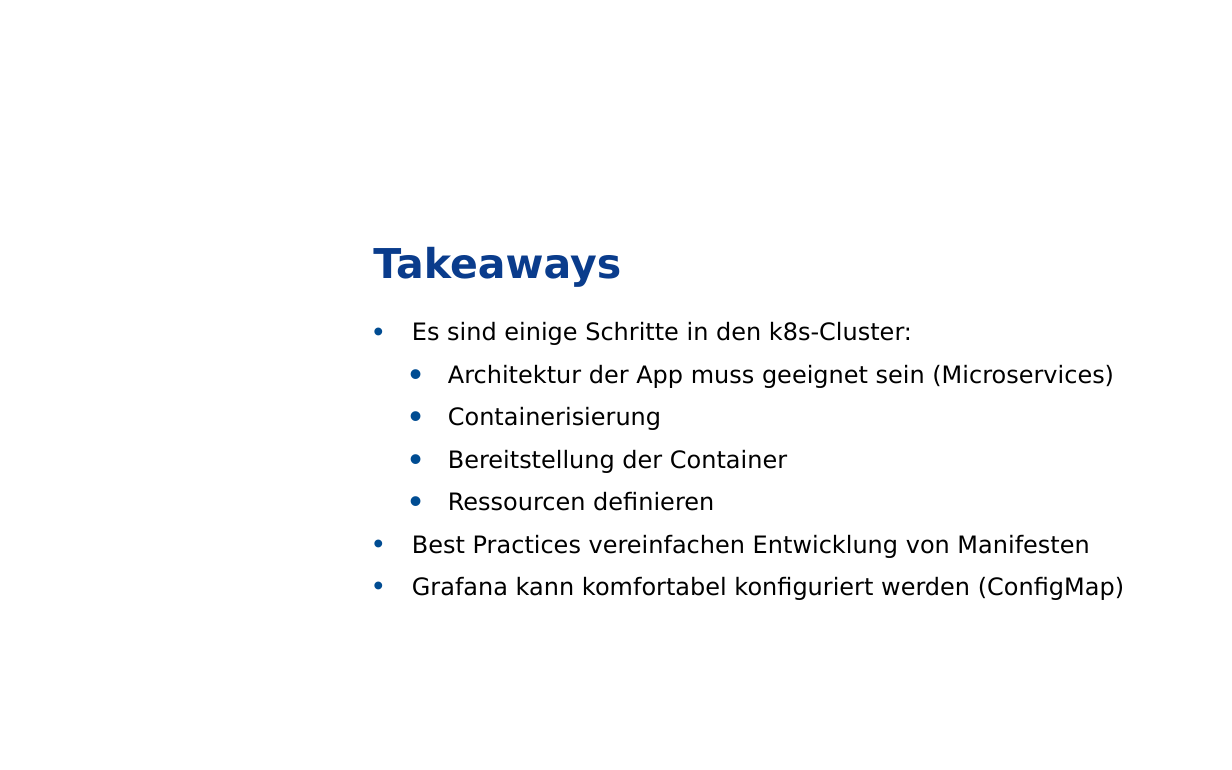
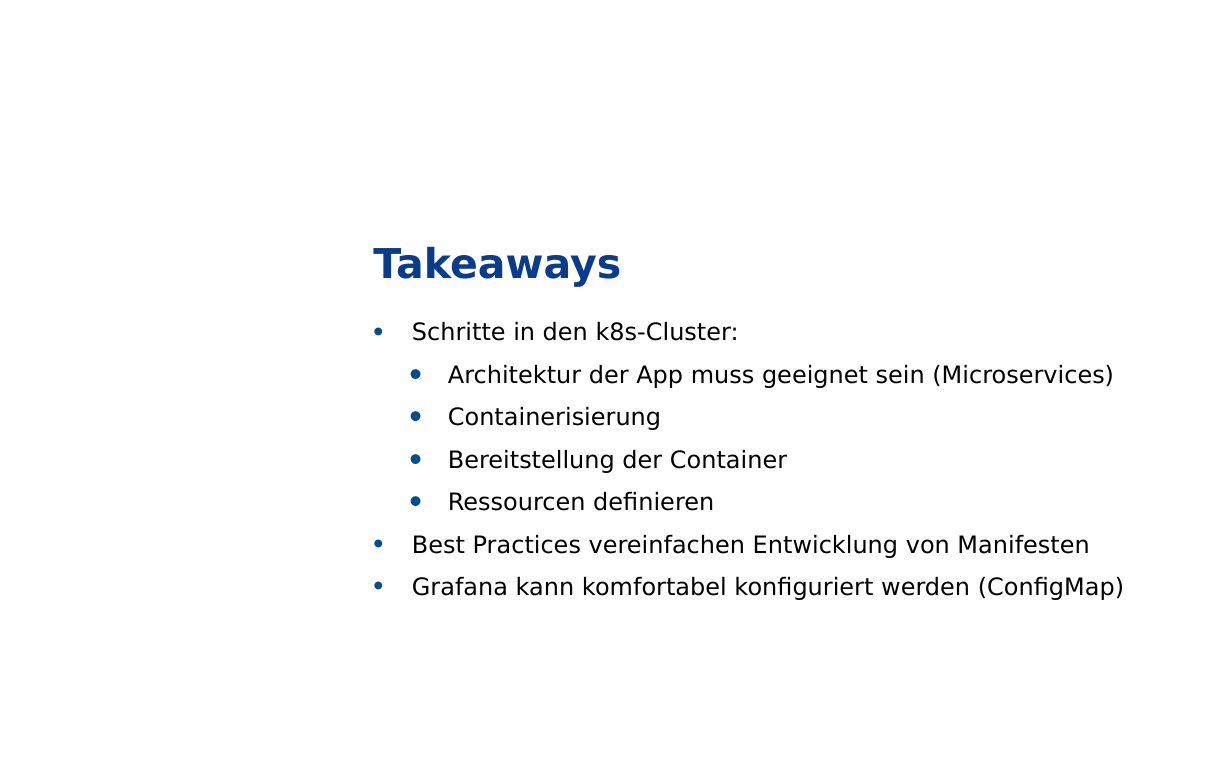
Before and after one commit to grothesk/deepshore-labs, a slide deck: slide 13 of 03-von-der-applikation-zum-kubernetes-deployment/deeptalk-03.pptx (slide 12 before the commit). Drawn at 1232x770 pixels with LibreOffice and Linux fonts; fonts in the diff are those of the drawing; background and template pictures are left out. Boxes give left, top, right and bottom in pixels: in the first picture for what was removed or moved away, otherwise in the second. Text is boxed around its words. In the diff, an @@ line names an element or a change of style, - is before the commit and + after.

```diff
--- a/03-von-der-applikation-zum-kubernetes-deployment/deeptalk-03.pptx
+++ b/03-von-der-applikation-zum-kubernetes-deployment/deeptalk-03.pptx
@@ text at (x1=412, y1=321, x2=739, y2=341): text changed @@
-• Es sind einige Schritte in den k8s-Cluster:
+• Schritte in den k8s-Cluster:
```
Also in this commit, not shown: 4 other slides changed, 1 slide added, 4 other files.
